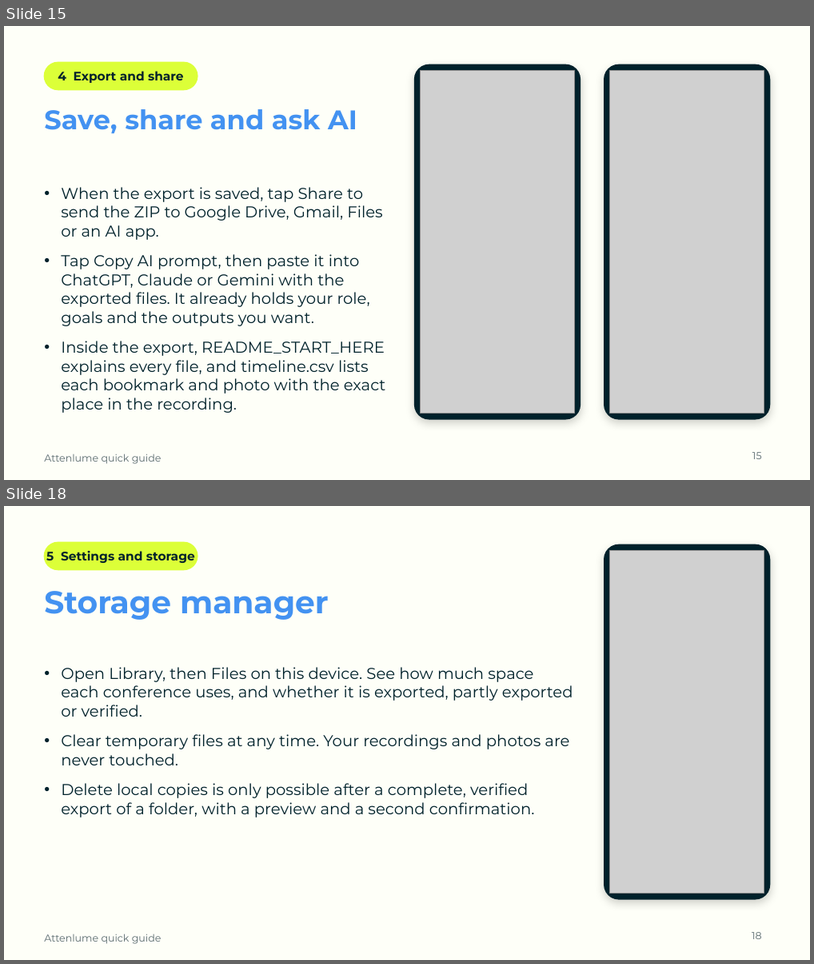
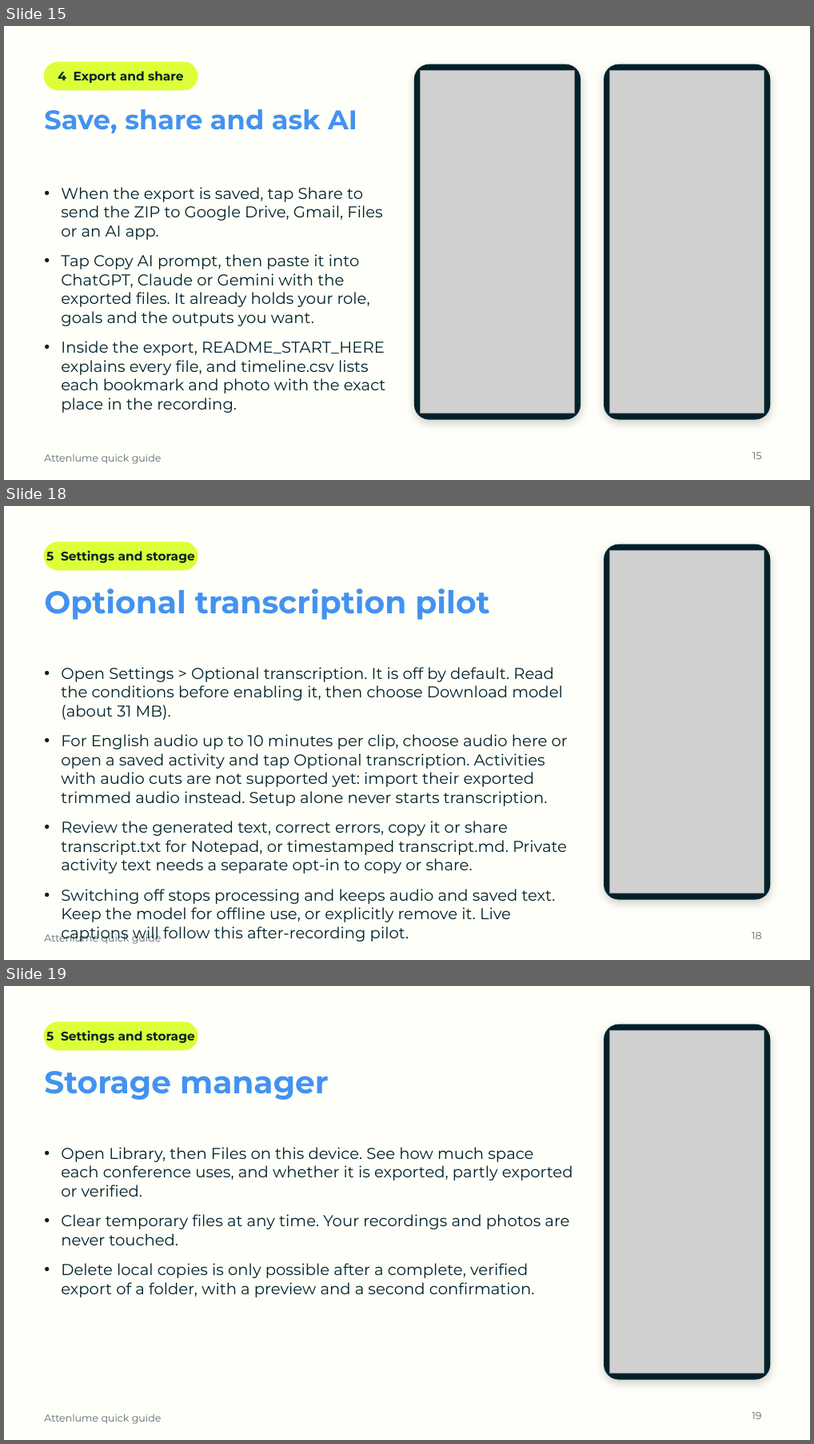
Before and after one commit to SamsonOluwaseun/attenlume, a slide deck: docs/user-guide/Attenlume-Quick-Guide.pptx. Shown one above the other, each under a label of ours: slides 15 and 18 before the commit, slides 15, 18 and 19 after it; the slides between them are not shown. The pictures are 814x964 and 814x1444 pixels, drawn with LibreOffice and Linux fonts; fonts in the diff are those of the drawing; grey boxes stand for pictures; background and template pictures are left out. Boxes give left, top, right and bottom in pixels: in the first picture for what was removed or moved away, otherwise in the second. Text is boxed around its words. In the diff, an @@ line names an element or a change of style, - is before the commit and + after.

Commit message:
feat(transcription): add explicit offline after-recording pilot [P2-08, P2-09, FR-TRN-01]

```diff
--- a/docs/user-guide/Attenlume-Quick-Guide.pptx
+++ b/docs/user-guide/Attenlume-Quick-Guide.pptx
@@ slide 18 added at (4,506,810,960), background #FEFFF8; not listed: 1 template element that a slide beside it also shows @@
@@ rounded rectangle added at (44,542,198,570), fill #DCFF38, outline #DCFF38 1 pt @@
@@ text added at (46,551,195,563), 11 pt, text #00212B, bold @@
+5 Settings and storage
@@ rounded rectangle added at (605,544,770,899), fill #00212B, outline #00212B 1 pt @@
@@ picture added at (610,550,765,893) @@
@@ text added at (44,588,490,620), 28 pt, text #4392F1, bold @@
+Optional transcription pilot
@@ text added at (61,667,568,943), 14 pt, text #00212B @@
+• Open Settings > Optional transcription. It is off by default. Read the conditions before enabling it, then choose Download model (about 31 MB).
+• For English audio up to 10 minutes per clip, choose audio here or open a saved activity and tap Optional transcription. Activities with audio cuts are not supported yet: import their exported trimmed audio instead. Setup alone never starts transcription.
+• Review the generated text, correct errors, copy it or share transcript.txt for Notepad, or timestamped transcript.md. Private activity text needs a separate opt-in to copy or share.
+• Switching off stops processing and keeps audio and saved text. Keep the model for offline use, or explicitly remove it. Live captions will follow this after-recording pilot.
@@ page number added at (752,932,762,939), 9 pt, text #5B6B70 @@
+18
@@ what was slide 18 is now slide 19 @@
@@ page number at (752,1412,762,1419): text changed @@
-18
+19
```
Also in this commit, not shown: 22 other files.
